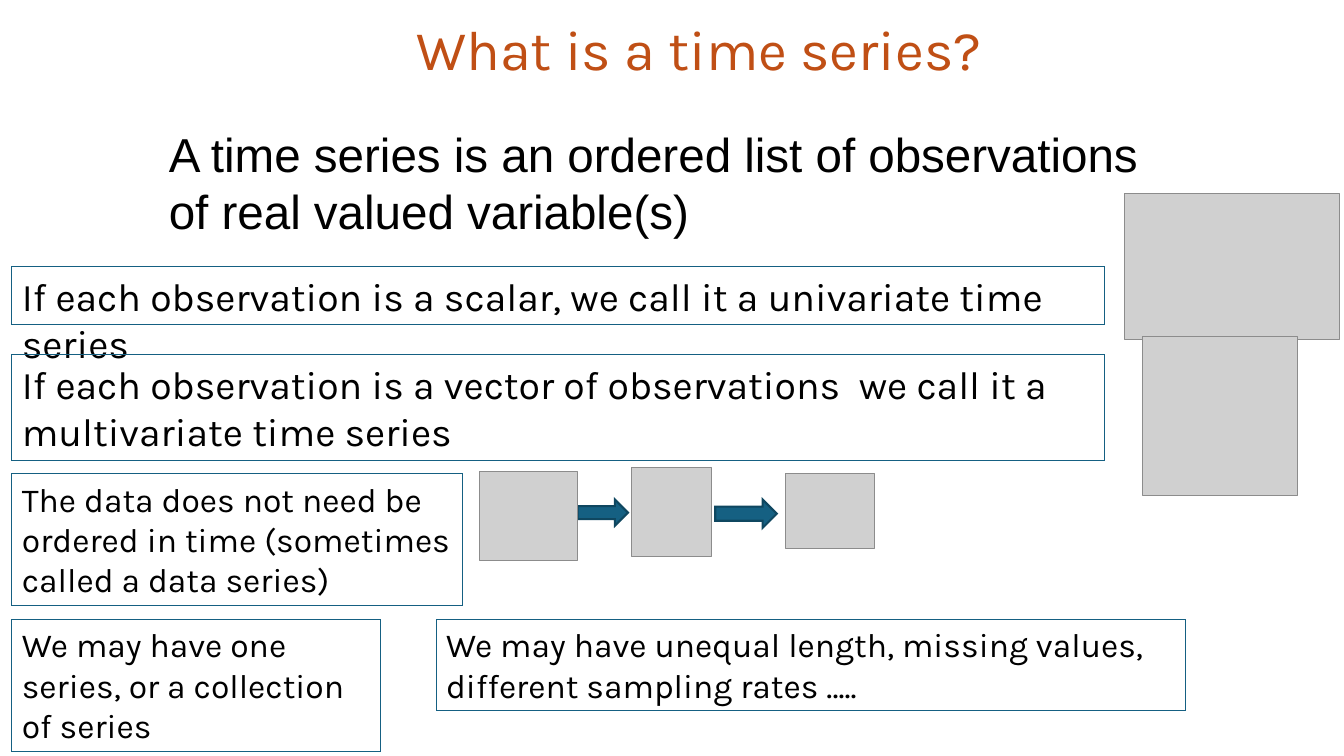
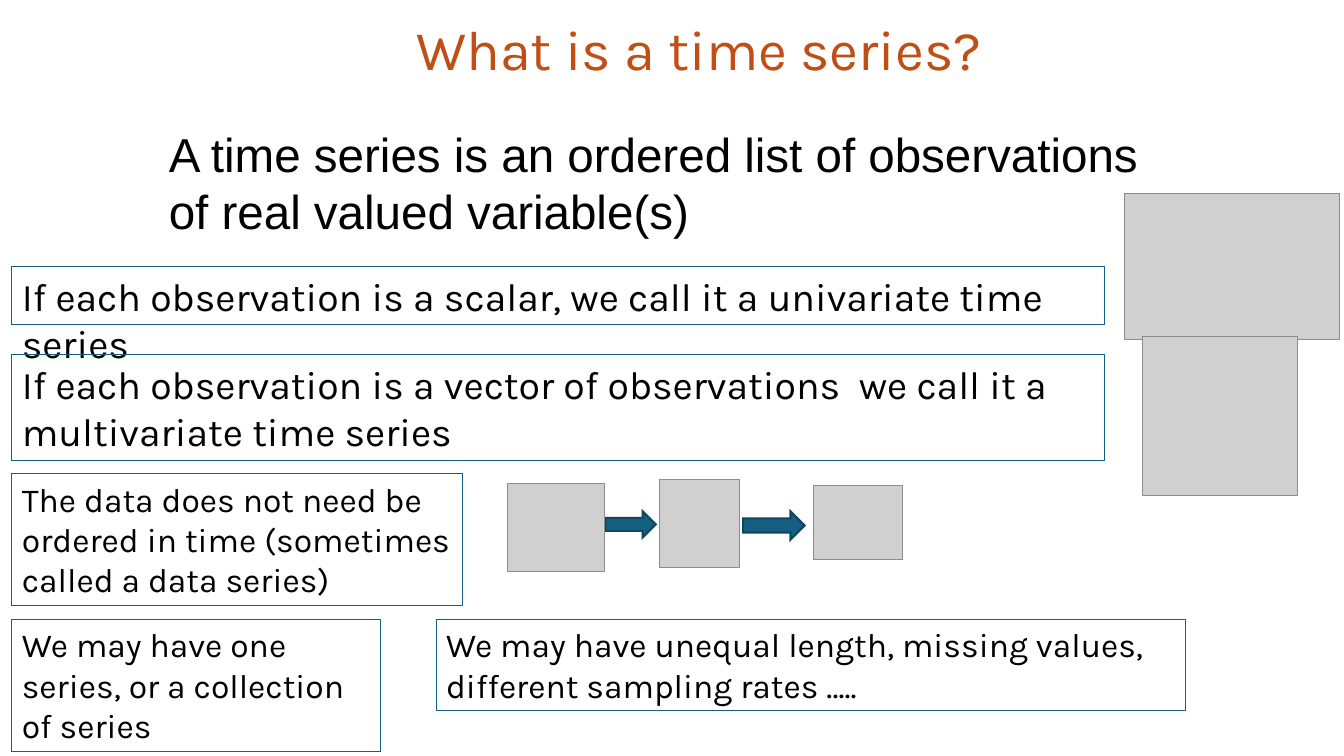
Before and after one commit to aeon-toolkit/aeon-tutorials, a slide deck: slide 10 of DSAA-2025/slides/part1_introduction.pptx (slide 9 before the commit). Drawn at 1344x756 pixels with LibreOffice and Linux fonts; fonts in the diff are those of the drawing; grey boxes stand for pictures. Boxes give left, top, right and bottom in pixels: in the first picture for what was removed or moved away, otherwise in the second. Text is boxed around its words. In the diff, an @@ line names an element or a change of style, - is before the commit and + after.

```diff
--- a/DSAA-2025/slides/part1_introduction.pptx
+++ b/DSAA-2025/slides/part1_introduction.pptx
@@ picture: place and size @@
-picture at [632, 468, 712, 557]
+picture at [659, 480, 739, 569]
@@ 2 pictures, 1 right arrow: place and size @@
-2 pictures, 1 right arrow at [480, 472, 874, 561]
+2 pictures, 1 right arrow at [508, 484, 902, 573]
@@ right arrow: place and size @@
-right arrow at [716, 500, 777, 528]
+right arrow at [743, 511, 805, 539]
```
Also in this commit, not shown: 4 other slides changed, 1 slide added, 2 other files.
